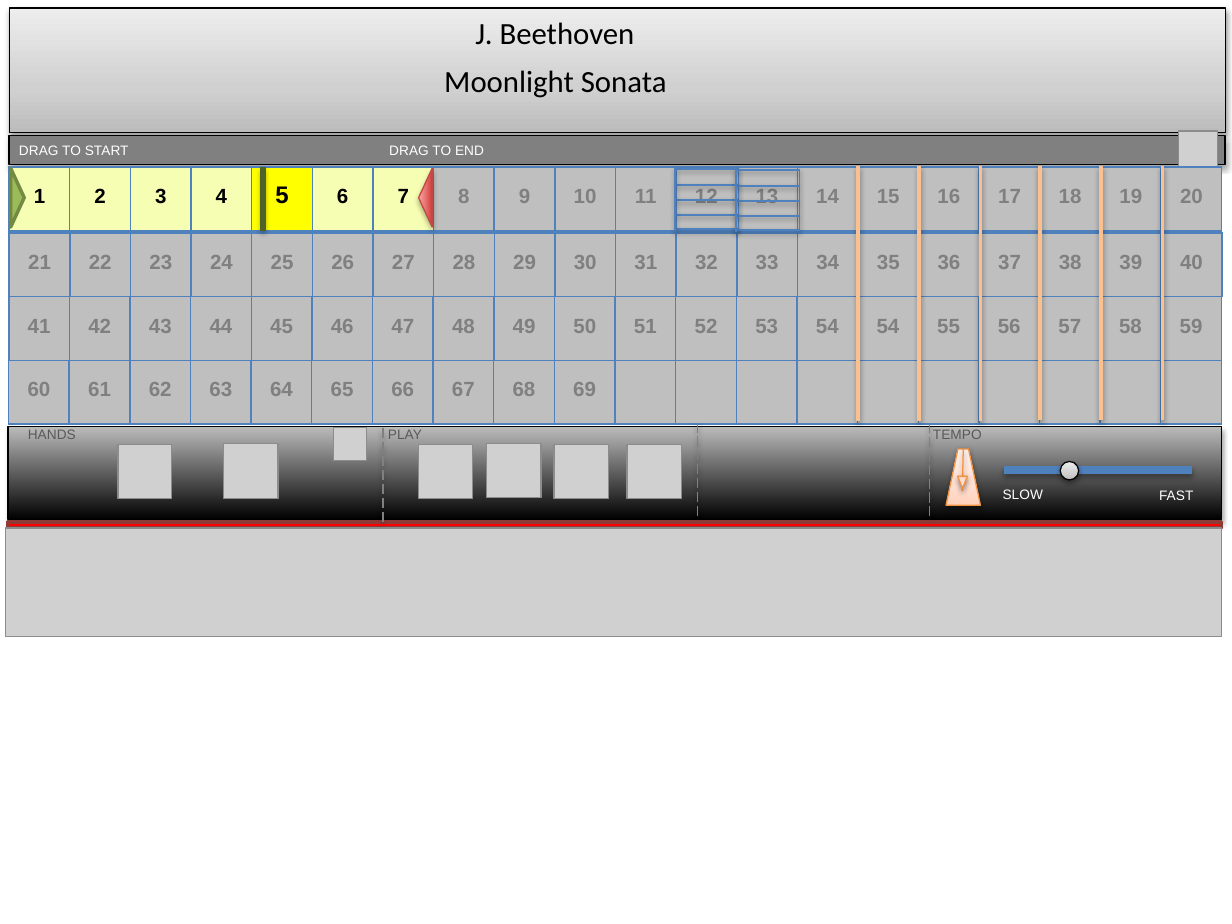
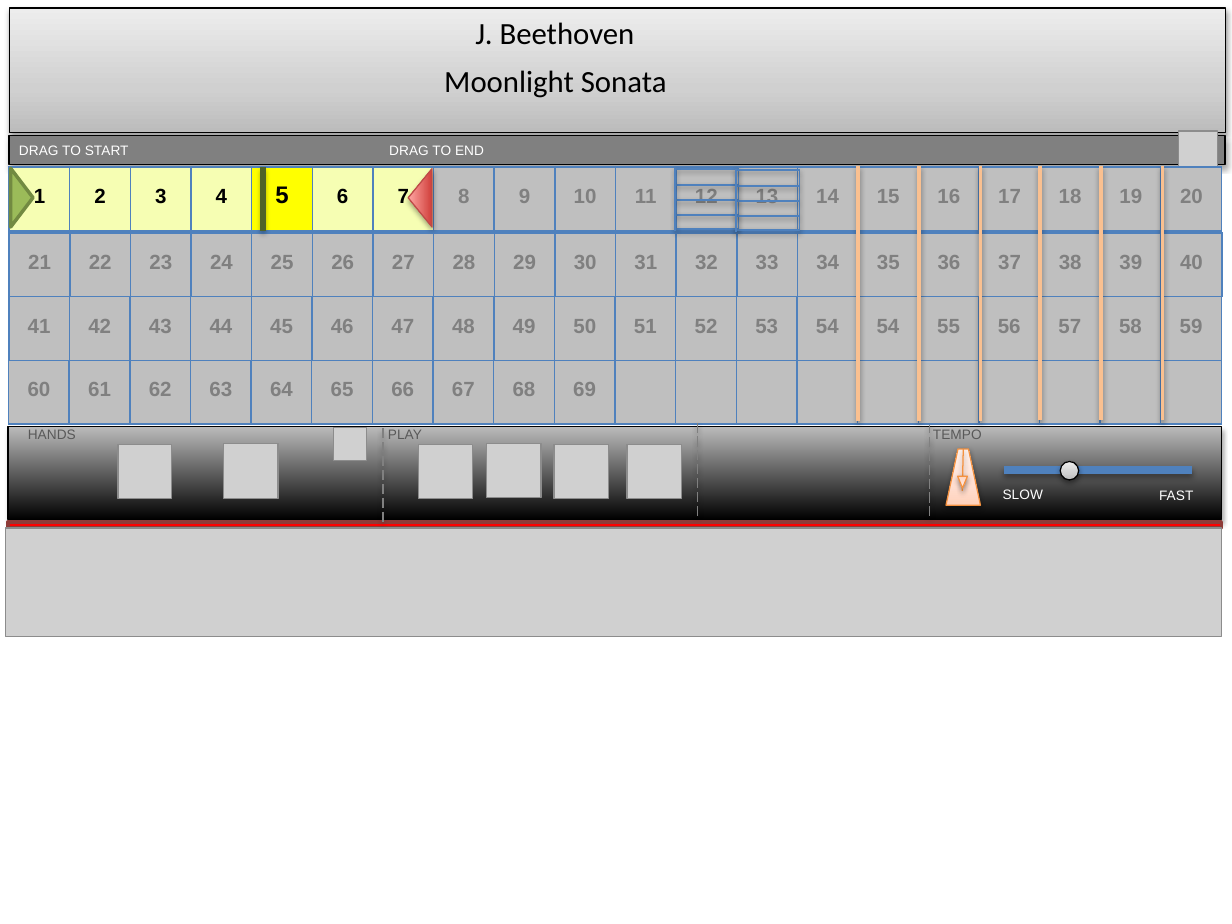
Before and after one commit to etayki/heyDude, a slide deck: slide 1 of GraphicDesign.pptx. Drawn at 1232x924 pixels with LibreOffice and Linux fonts; fonts in the diff are those of the drawing; grey boxes stand for pictures. Boxes give left, top, right and bottom in pixels: in the first picture for what was removed or moved away, otherwise in the second. Text is boxed around its words. In the diff, an @@ line names an element or a change of style, - is before the commit and + after.

```diff
--- a/GraphicDesign.pptx
+++ b/GraphicDesign.pptx
@@ triangle: place and size @@
-triangle at [10,168,24,227]
+triangle at [11,168,33,227]
@@ triangle: place and size @@
-triangle at [418,168,432,227]
+triangle at [408,169,431,227]
```
Also in this commit, not shown: 4 other files.
